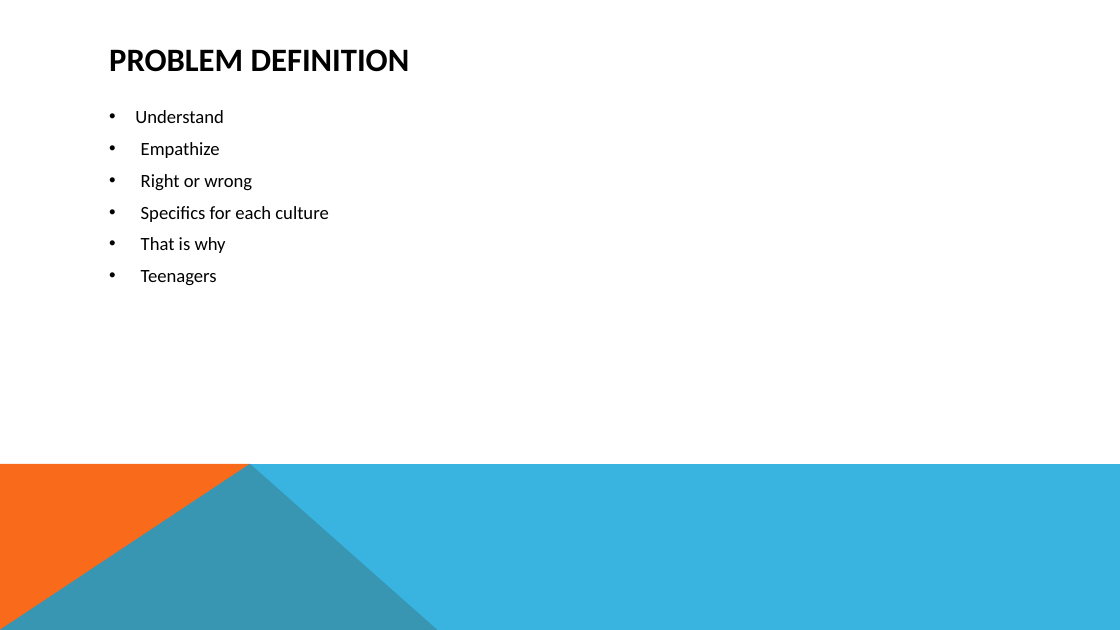
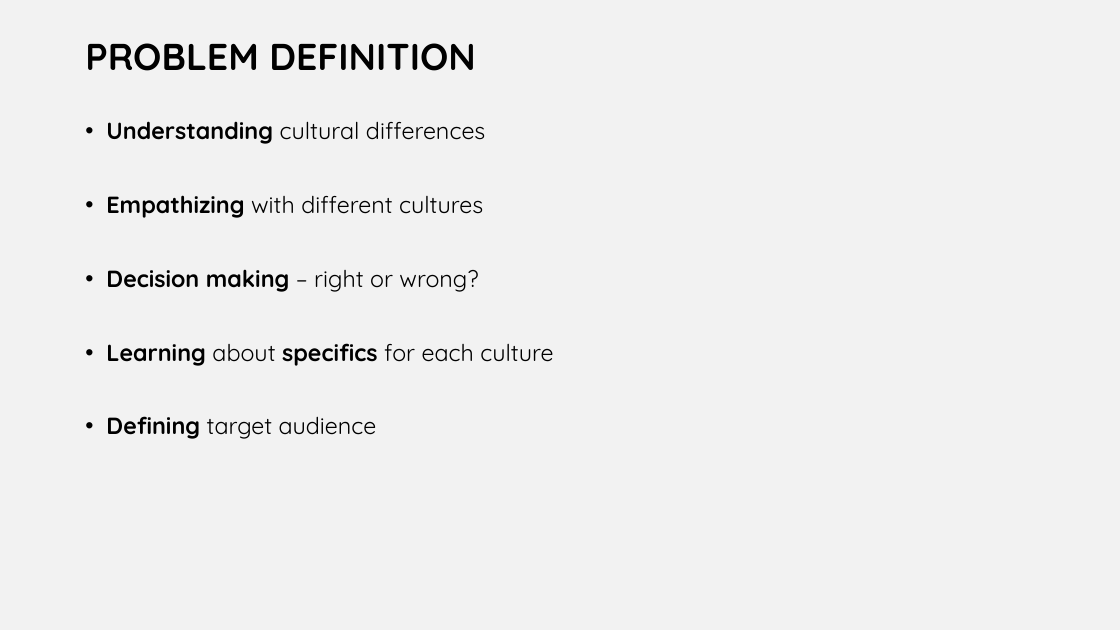
Before and after one commit to legendely/project_group_theme1.1-2015-16-, a slide deck: slide 3 of game-concept.pptx. Drawn at 1120x630 pixels with LibreOffice and Linux fonts; fonts in the diff are those of the drawing. Boxes give left, top, right and bottom in pixels: in the first picture for what was removed or moved away, otherwise in the second. Text is boxed around its words. In the diff, an @@ line names an element or a change of style, - is before the commit and + after.

```diff
--- a/game-concept.pptx
+++ b/game-concept.pptx
@@ background #FFFFFF to #F2F2F2 @@
@@ title "PROBLEM DEFINITION": place and size @@
-title "PROBLEM DEFINITION" at box(109, 49, 410, 72)
+title "PROBLEM DEFINITION" at box(85, 43, 475, 71)
@@ title "PROBLEM DEFINITION" at box(85, 43, 475, 71): size 28 to 32 pt, font Calibri to Quicksand; line spacing 1 to 0.9; vertical alignment middle to top @@
@@ text at box(106, 121, 553, 439): text changed; size 16 to 20 pt; font Calibri to Quicksand @@
-• Understand
-• Empathize
-• Right or wrong
-• Specifics for each culture
-• That is why
-• Teenagers
+• Understanding cultural differences
+• Empathizing with different cultures
+• Decision making – right or wrong?
+• Learning about specifics for each culture
+• Defining target audience
@@ freeform shape removed at box(0, 464, 438, 630) @@
@@ freeform shape removed at box(0, 464, 1120, 630) @@
```
Also in this commit, not shown: 4 other slides changed, 6 slides added, 3 slides removed, 2 other files.
